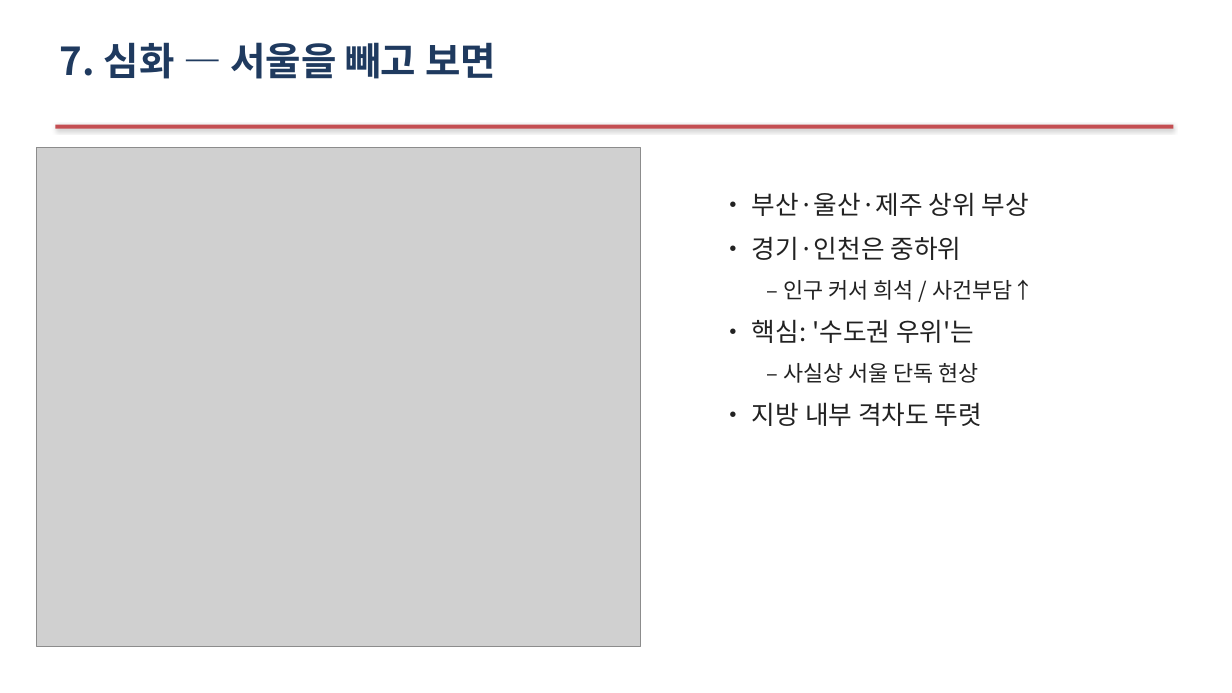
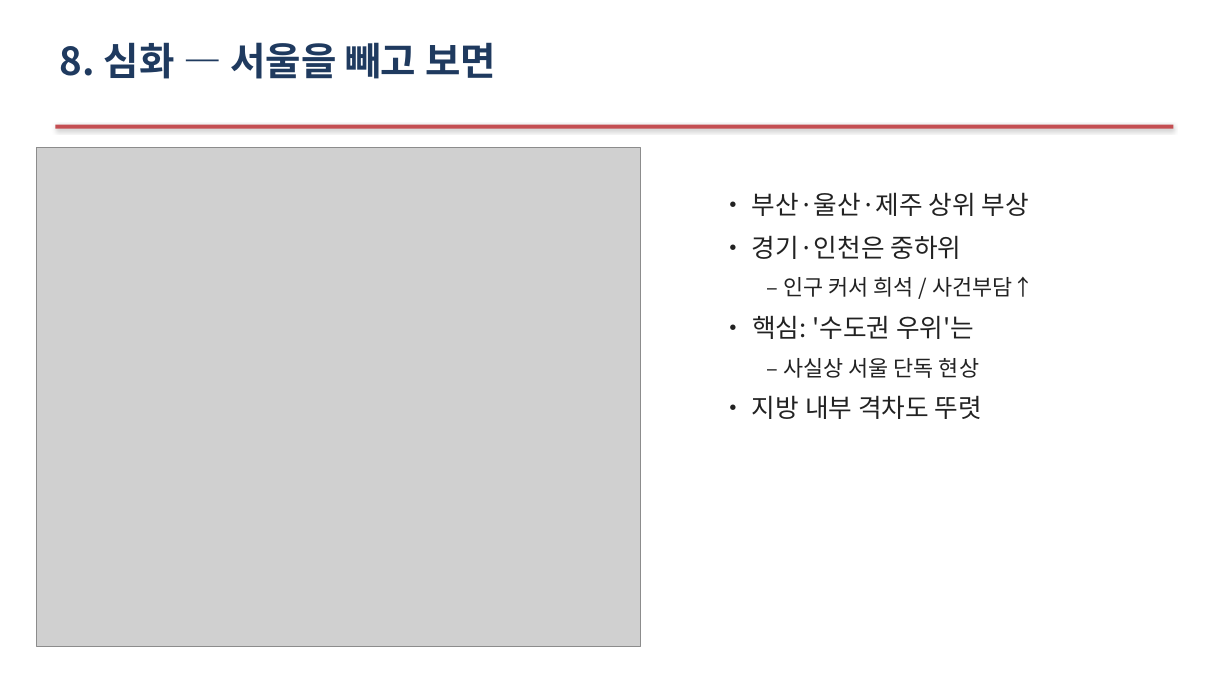
Before and after one commit to Allenkeem/llai-project, a slide deck: slide 11 of reports/발표자료.pptx (slide 9 before the commit). Drawn at 1232x693 pixels with LibreOffice and Linux fonts; fonts in the diff are those of the drawing; grey boxes stand for pictures. Boxes give left, top, right and bottom in pixels: in the first picture for what was removed or moved away, otherwise in the second. Text is boxed around its words. In the diff, an @@ line names an element or a change of style, - is before the commit and + after.

```diff
--- a/reports/발표자료.pptx
+++ b/reports/발표자료.pptx
@@ text at (x1=60, y1=42, x2=496, y2=79): text changed @@
-7. 심화 — 서울을 빼고 보면
+8. 심화 — 서울을 빼고 보면
@@ text "• 부산·울산·제주 상위 부상" at (x1=752, y1=192, x2=1034, y2=419): less space between paragraphs @@
```
Also in this commit, not shown: 10 other slides changed, 2 slides added, 2 other files.
